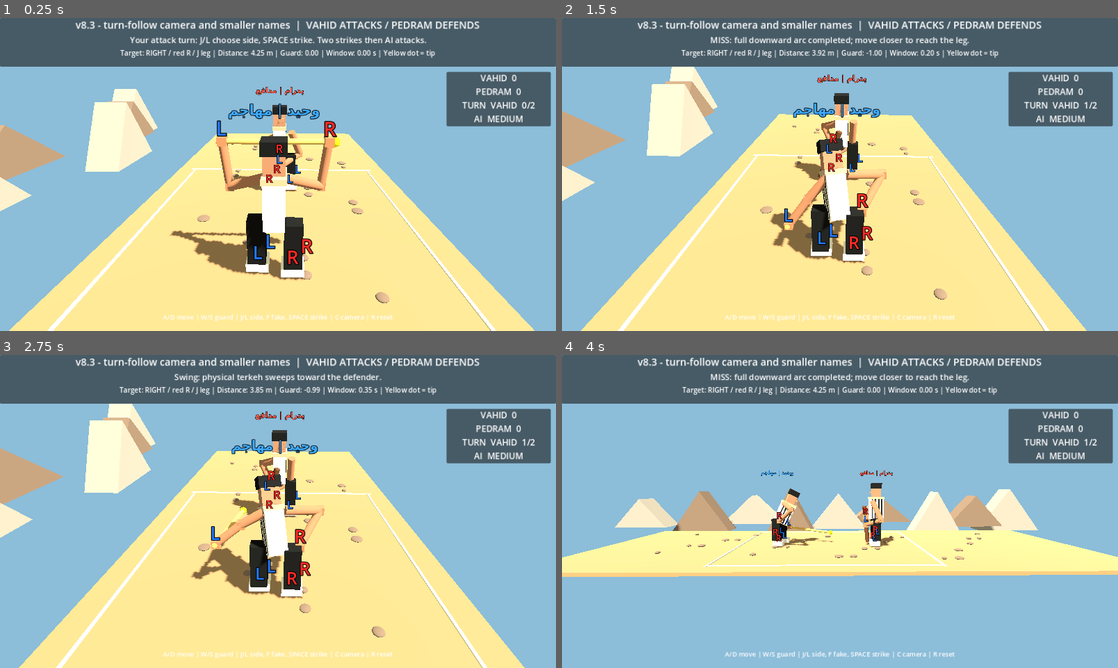
Above: before the commit, frames 1-4 (two rows, left to right).
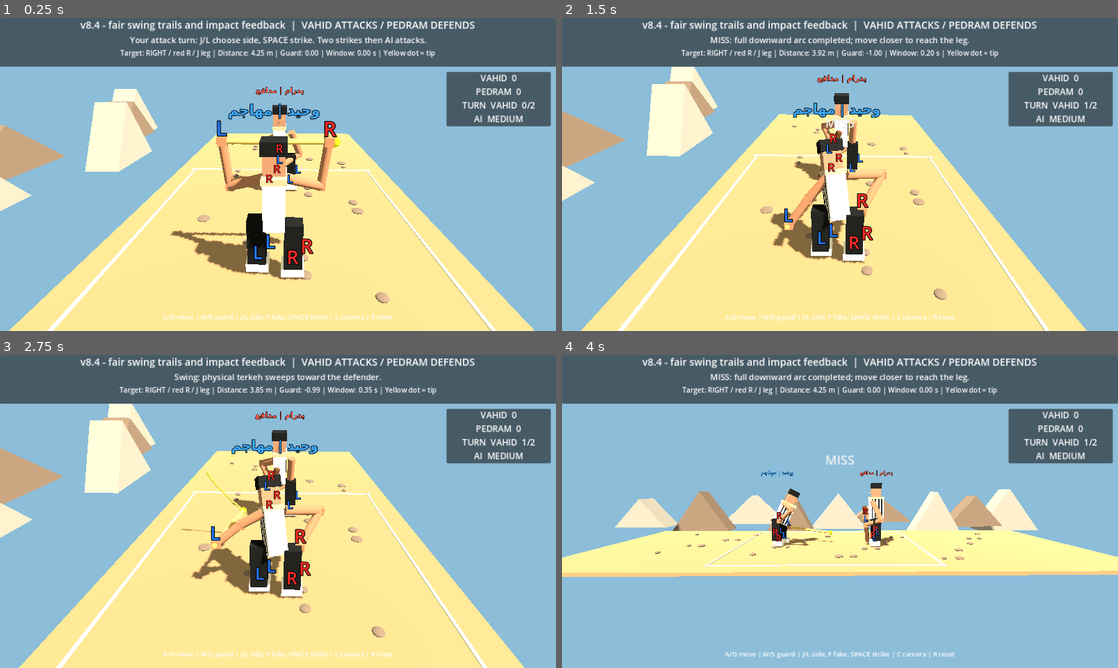
Above: after the commit, the same moments.

Repository: vahidainima-prog/tarke-darak-game
Game: Godot game, scene res://main.tscn
The game is run twice, just before and just after one commit, with the same random seed, the same clock (stepped at 60 frames per second) and the same inputs.
Inputs:
- Up to frame 1 (0.25 s): no input
- Up to frame 2 (1.5 s): tap Enter at 0.5 s; hold D 0.53-1.28 s; tap R at 0.6 s; tap Space at 0.77, 0.8, 1.07, 1.35 s; hold S from 1.28 s (still down)
- Up to frame 3 (2.75 s): tap Space at 1.52, 1.82, 2.3 s; tap R at 1.55, 2.1 s; release S at 2.03 s; hold D from 2.03 s (still down)
- Up to frame 4 (4 s): release D at 2.78 s; hold W 2.78-3.53 s; tap C at 2.85 s; tap Space at 3.02, 3.32, 3.77, 3.8 s; tap R at 3.05 s; hold A from 3.53 s (still down); tap Tab at 3.6 s

The runs differ from the first frame. In frame 1, 1.1% of the frame differs, in the area x 13-87%, y 0-5%; in frame 2, 1.2%; in frame 3, 1.2%; in frame 4, 1.2%, in the area x 13-87%, y 0-36%.

Commit message:
Add real-swing-only golden motion trail and post-outcome impact banners without AI hints

Diff:
--- a/tarke_darak_godot_v2/main.gd
+++ b/tarke_darak_godot_v2/main.gd
@@ -2,7 +2,7 @@
 
 # Godot 4.x — visual mechanics test. Side camera looks along -Z.
 # Feint depth: negative Z is BEHIND the attacker; positive Z is IN FRONT.
-const BUILD_LABEL := "v8.3 - turn-follow camera and smaller names"
+const BUILD_LABEL := "v8.4 - fair swing trails and impact feedback"
 const DEF_X := 1.55
 const STRIKES_PER_TURN := 2
 const AI_DIFFICULTY := "MEDIUM"
@@ -57,6 +57,10 @@
 var attacker_out_penalized := false
 var defender_out_penalized := false
 var score_board: Label
+var impact_banner: Label
+var impact_banner_time := 0.0
+var trail_segments: Array[MeshInstance3D] = []
+var trail_points: Array[Vector3] = []
 var ai_guard_delay := -1.0
 var ai_guard_side := 0
 var ai_guard_chance := 0.62
@@ -279,6 +283,11 @@
 	tip_debug.mesh = tip_mesh
 	tip_debug.material_override = material(Color(1.0, 0.90, 0.08))
 	add_child(tip_debug)
+	# Visual trail only; never used by AI, collision or scoring.
+	for i in range(5):
+		var segment := rod(self, "Swing trail %d" % i, 0.025, Color(1.0, 0.74, 0.24))
+		segment.visible = false
+		trail_segments.append(segment)
 	attack_hand_a = block(self, "Attacker left hand", Vector3(0.19, 0.17, 0.17), Vector3.ZERO, Color(0.67, 0.44, 0.29))
 	attack_hand_b = block(self, "Attacker right hand", Vector3(0.19, 0.17, 0.17), Vector3.ZERO, Color(0.67, 0.44, 0.29))
 	defend_hand = block(self, "Defender upper grip", Vector3(0.22, 0.20, 0.22), Vector3.ZERO, Color(0.67, 0.44, 0.29))
@@ -335,6 +344,16 @@
 	score_board.horizontal_alignment = HORIZONTAL_ALIGNMENT_CENTER
 	score_board.add_theme_font_size_override("font_size", 20)
 	scoreboard_panel.add_child(score_board)
+	impact_banner = Label.new()
+	impact_banner.set_anchors_preset(Control.PRESET_CENTER_TOP)
+	impact_banner.offset_left = -190
+	impact_banner.offset_right = 190
+	impact_banner.offset_top = 220
+	impact_banner.offset_bottom = 268
+	impact_banner.horizontal_alignment = HORIZONTAL_ALIGNMENT_CENTER
+	impact_banner.add_theme_font_size_override("font_size", 29)
+	impact_banner.visible = false
+	layer.add_child(impact_banner)
 	var footer := Label.new()
 	footer.text = "A/D move | W/S guard | J/L side, F fake, SPACE strike | C camera | R reset"
 	footer.set_anchors_preset(Control.PRESET_BOTTOM_WIDE)
@@ -406,6 +425,8 @@
 				feint_target = 0.0
 				score_hit = 0
 				score_block = 0
+				trail_points.clear()
+				impact_banner_time = 0.0
 				attacker_out_time = 0.0
 				defender_out_time = 0.0
 				attacker_out_penalized = false
@@ -437,7 +458,31 @@
 				if not defending and not pending_turn_change and swing < 0.0 and recovery < 0.0 and opponent_delay < 0.0 and fake_timer <= 0.0:
 					start_swing()
 
+func show_impact(message: String, color: Color) -> void:
+	impact_banner.text = message
+	impact_banner.add_theme_color_override("font_color", color)
+	impact_banner_time = 0.75
+	impact_banner.visible = true
+
+
+func update_swing_trail() -> void:
+	# Capture actual tip positions only after the real swing has begun.
+	# Never preview the target side before a strike.
+	if swing >= 0.0 and swing > 0.16:
+		trail_points.push_front(strike_tip(swing))
+		if trail_points.size() > trail_segments.size() + 1:
+			trail_points.pop_back()
+	else:
+		trail_points.clear()
+	for i in range(trail_segments.size()):
+		var segment := trail_segments[i]
+		segment.visible = i + 1 < trail_points.size()
+		if segment.visible:
+			place_rod(segment, trail_points[i], trail_points[i + 1])
+
+
 func start_swing() -> void:
+	trail_points.clear()
 	if strikes_used >= STRIKES_PER_TURN:
 		return
 	strikes_used += 1
@@ -693,6 +738,9 @@
 	var previous_guard := guard_ends()
 	fake_timer = maxf(0.0, fake_timer - delta)
 	fake_cooldown = maxf(0.0, fake_cooldown - delta)
+	impact_banner_time = maxf(0.0, impact_banner_time - delta)
+	if impact_banner != null:
+		impact_banner.visible = impact_banner_time > 0.0
 	if ai_guard_delay >= 0.0 and not defending and swing >= 0.0:
 		ai_guard_delay -= delta
 		if ai_guard_delay < 0.0:
@@ -785,6 +833,7 @@
 		var result := check_sweep(old, swing, previous_guard, guard_ends())
 		if result == "block":
 			score_block += 100
+			show_impact("BLOCK +100", Color(0.34, 0.83, 1.0))
 			say("SUCCESSFUL DEFENSE: correct side and timing! Defender +100")
 			impact_hold = 0.22
 			swing_speed = 0.0
@@ -794,6 +843,7 @@
 			swing = -1.0
 		elif result == "leg":
 			score_hit += 100
+			show_impact("HIT +100", Color(1.0, 0.83, 0.30))
 			say("LEGAL CONTACT: terkeh reached below-knee target. Attacker +100")
 			impact_hold = 0.19
 			swing_speed = 0.0
@@ -802,6 +852,7 @@
 			active_attack = false
 			swing = -1.0
 		elif swing >= 1.0:
+			show_impact("MISS", Color(0.94, 0.94, 0.94))
 			say("MISS: full downward arc completed; move closer to reach the leg.")
 			impact_hold = 0.16
 			swing_speed = 0.0
@@ -842,6 +893,7 @@
 	score_board.text = "VAHID  %d%s\nPEDRAM  %d%s\nTURN  %s  %d/%d\nAI  %s" % [score_hit, attacker_warning, score_block, defender_warning, "PEDRAM" if defending else "VAHID", strikes_used, STRIKES_PER_TURN, AI_DIFFICULTY]
 	update_fighter_names()
 	update_visuals()
+	update_swing_trail()
 	update_camera(delta)
 	header.text = BUILD_LABEL + "  |  " + ("VAHID DEFENDS / PEDRAM ATTACKS" if defending else "VAHID ATTACKS / PEDRAM DEFENDS")
 	detail.text = "Target: %s leg | Distance: %.2f m | Guard: %.2f | Window: %.2f s | Yellow dot = tip" % [("RIGHT / red R / J" if strike_side > 0 else "LEFT / blue L / L"), defender_x - attack_x, guard_shift, guard_window]
